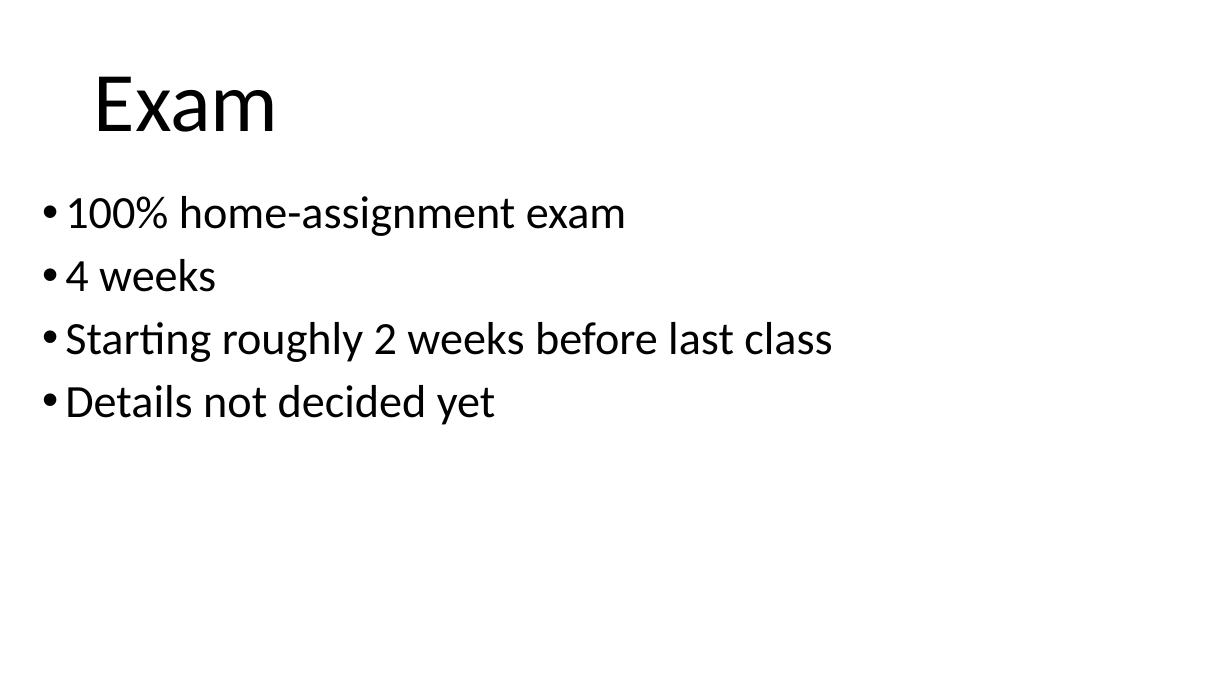
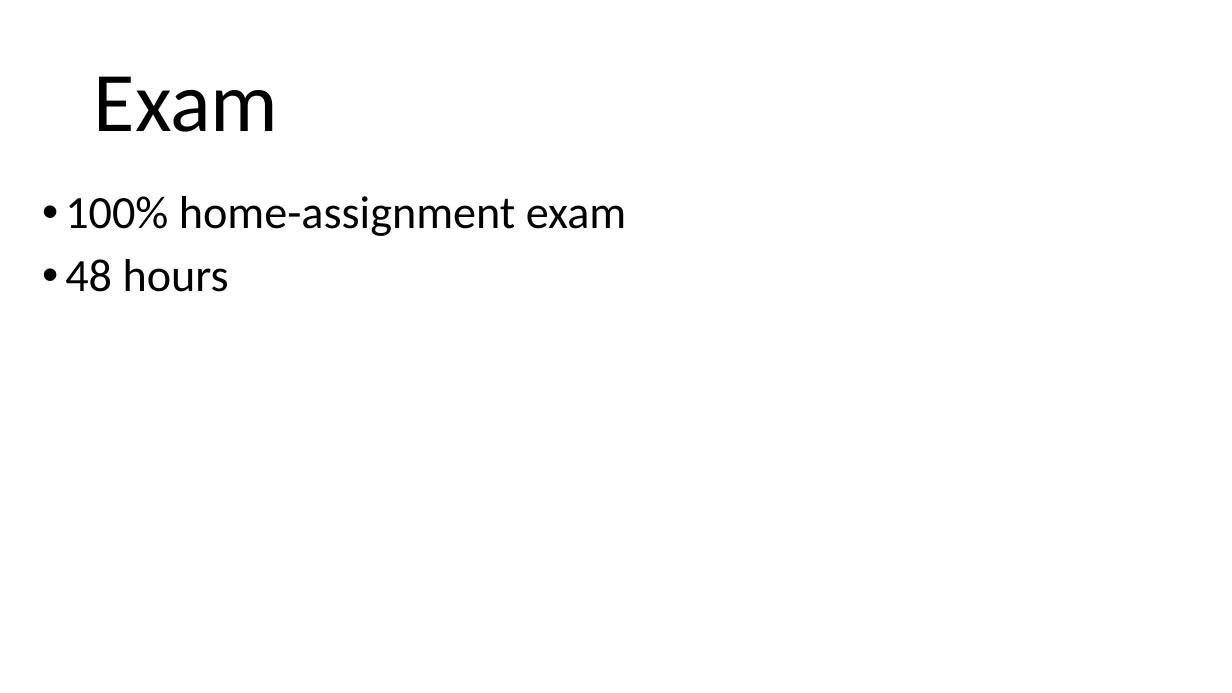
Before and after one commit to arcuri82/web_development_and_api_design, a slide deck: slide 8 of docs/slides/lesson_01.pptx. Drawn at 1232x693 pixels with LibreOffice and Linux fonts; fonts in the diff are those of the drawing. Boxes give left, top, right and bottom in pixels: in the first picture for what was removed or moved away, otherwise in the second. Text is boxed around its words. In the diff, an @@ line names an element or a change of style, - is before the commit and + after.

```diff
--- a/docs/slides/lesson_01.pptx
+++ b/docs/slides/lesson_01.pptx
@@ text at [65,259,229,292]: text changed @@
-• 4 weeks
-• Starting roughly 2 weeks before last class
-• Details not decided yet
+• 48 hours
```
Also in this commit, not shown: 6 other slides changed, 2 slides added, 1 other file.
